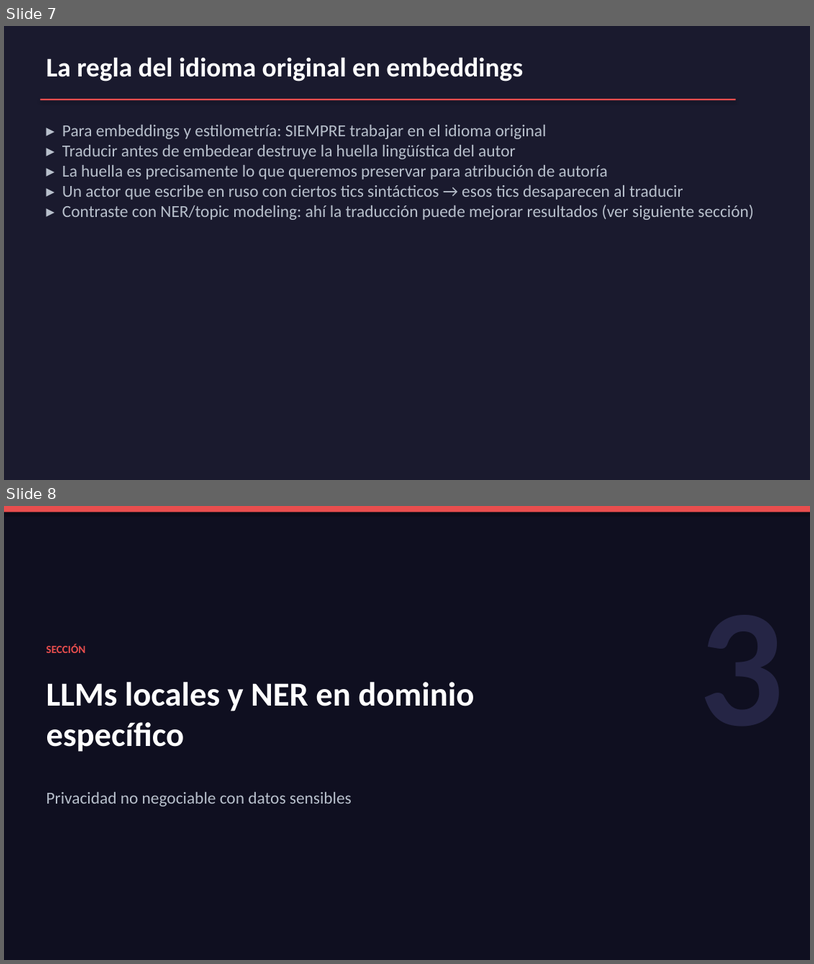
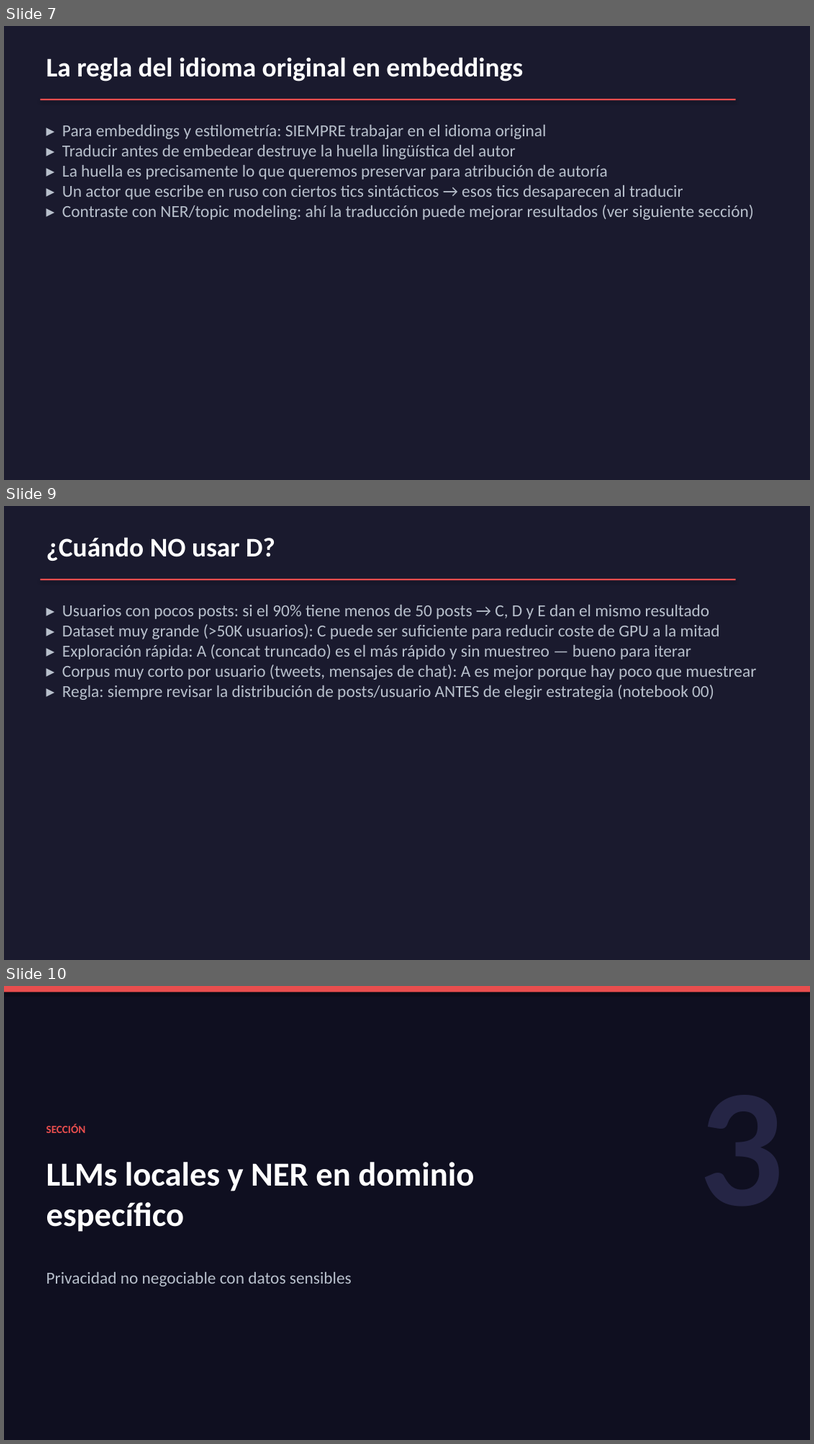
Before and after one commit to drj3ky11/FearOfTheDark, a slide deck: talks/bloque2_ia/csbc26_b2_ia.pptx. Shown one above the other, each under a label of ours: slides 7 and 8 before the commit, slides 7, 9 and 10 after it; the slides between them are not shown. The pictures are 814x964 and 814x1444 pixels, drawn with LibreOffice and Linux fonts; fonts in the diff are those of the drawing. Boxes give left, top, right and bottom in pixels: in the first picture for what was removed or moved away, otherwise in the second. Text is boxed around its words. In the diff, an @@ line names an element or a change of style, - is before the commit and + after.

```diff
--- a/talks/bloque2_ia/csbc26_b2_ia.pptx
+++ b/talks/bloque2_ia/csbc26_b2_ia.pptx
@@ slide 9 added at bbox=[4, 506, 810, 960], background #1A1A2E @@
@@ text added at bbox=[46, 537, 275, 561], 32 pt, text #FFFFFF, bold @@
+¿Cuándo NO usar D?
@@ rectangle added at bbox=[40, 579, 736, 580], fill #E94E4E @@
@@ text added at bbox=[62, 605, 756, 700], 20 pt, text #B8C0CC @@
+▸ Usuarios con pocos posts: si el 90% tiene menos de 50 posts → C, D y E dan el mismo resultado
+▸ Dataset muy grande (>50K usuarios): C puede ser suficiente para reducir coste de GPU a la mitad
+▸ Exploración rápida: A (concat truncado) es el más rápido y sin muestreo — bueno para iterar
+▸ Corpus muy corto por usuario (tweets, mensajes de chat): A es mejor porque hay poco que muestrear
+▸ Regla: siempre revisar la distribución de posts/usuario ANTES de elegir estrategia (notebook 00)
@@ what was slide 8 is now slide 10 @@
```
Also in this commit, not shown: 1 other slide added, 10 other files.
